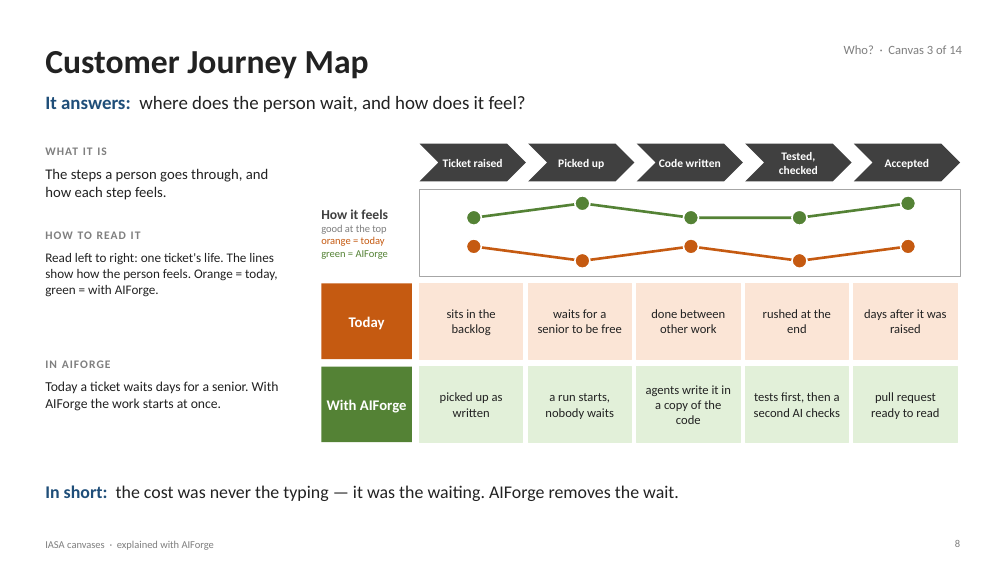
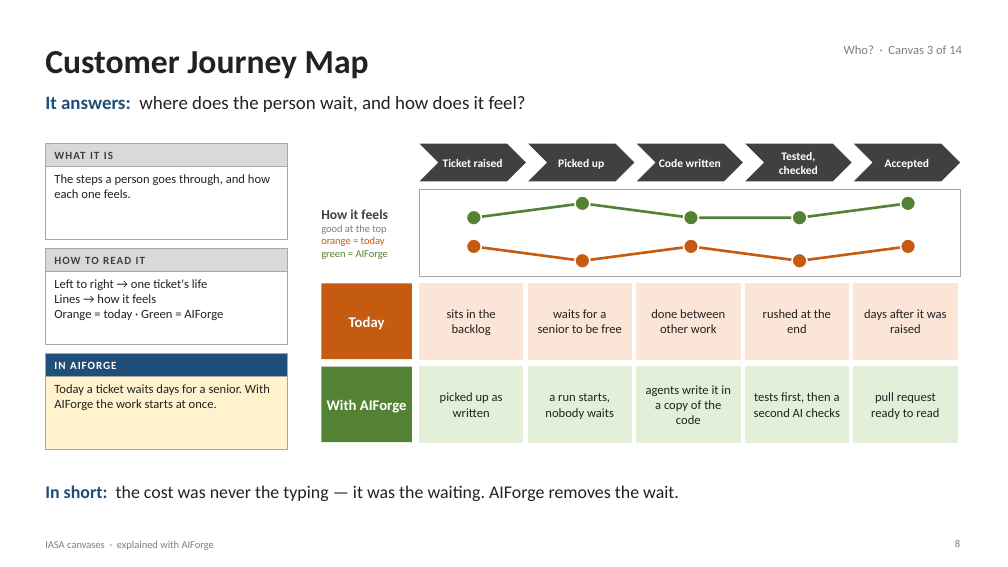
Before and after one commit to Manikanta-Reddy-Pasala/tools, a slide deck: slide 8 of course/iasa-aiforge/IASA-Canvases-with-AIForge.pptx. Drawn at 1008x567 pixels with LibreOffice and Linux fonts; fonts in the diff are those of the drawing. Boxes give left, top, right and bottom in pixels: in the first picture for what was removed or moved away, otherwise in the second. Text is boxed around its words. In the diff, an @@ line names an element or a change of style, - is before the commit and + after.

```diff
--- a/course/iasa-aiforge/IASA-Canvases-with-AIForge.pptx
+++ b/course/iasa-aiforge/IASA-Canvases-with-AIForge.pptx
@@ rectangle added at (x1=45, y1=144, x2=287, y2=240), fill #FFFFFF, outline #A6A6A6 0.75 pt @@
@@ rectangle added at (x1=45, y1=144, x2=287, y2=166), fill #D9D9D9, outline #A6A6A6 0.75 pt @@
@@ text "WHAT IT IS" moved from (x1=45, y1=147, x2=107, y2=155) to (x1=54, y1=152, x2=113, y2=159) @@
@@ text "WHAT IT IS" at (x1=54, y1=152, x2=113, y2=159): size 11 to 10.5 pt, text colour #7F7F7F to #404040; vertical alignment top to middle @@
@@ text at (x1=54, y1=174, x2=270, y2=198): text changed; size 14 to 12 pt @@
-The steps a person goes through, and how each step feels.
+The steps a person goes through, and how each one feels.
@@ rectangle added at (x1=45, y1=249, x2=287, y2=345), fill #FFFFFF, outline #A6A6A6 0.75 pt @@
@@ rectangle added at (x1=45, y1=249, x2=287, y2=271), fill #D9D9D9, outline #A6A6A6 0.75 pt @@
@@ text "HOW TO READ IT" at (x1=54, y1=257, x2=145, y2=264): size 11 to 10.5 pt, text colour #7F7F7F to #404040; vertical alignment top to middle @@
@@ text "HOW TO READ IT" moved from (x1=45, y1=231, x2=141, y2=239) to (x1=54, y1=257, x2=145, y2=264) @@
@@ text at (x1=54, y1=279, x2=223, y2=320): text changed; size 12.5 to 12 pt @@
-Read left to right: one ticket's life. The lines show how the person feels. Orange = today, green = with AIForge.
+Left to right → one ticket's life
+Lines → how it feels
+Orange = today · Green = AIForge
@@ rectangle added at (x1=45, y1=354, x2=287, y2=450), fill #FFF2CC, outline #A6A6A6 0.75 pt @@
@@ rectangle added at (x1=45, y1=354, x2=287, y2=377), fill #1F4E79, outline #A6A6A6 0.75 pt @@
@@ text "IN AIFORGE" moved from (x1=45, y1=360, x2=111, y2=368) to (x1=54, y1=361, x2=116, y2=369) @@
@@ text "IN AIFORGE" at (x1=54, y1=361, x2=116, y2=369): size 11 to 10.5 pt, text colour #7F7F7F to #FFFFFF; vertical alignment top to middle @@
@@ text "Today a ticket waits days ..." moved from (x1=45, y1=381, x2=279, y2=411) to (x1=54, y1=384, x2=270, y2=410) @@
@@ text "Today a ticket waits days ..." at (x1=54, y1=384, x2=270, y2=410): size 13 to 12 pt @@
```
Also in this commit, not shown: 13 other slides changed, 2 other files.
